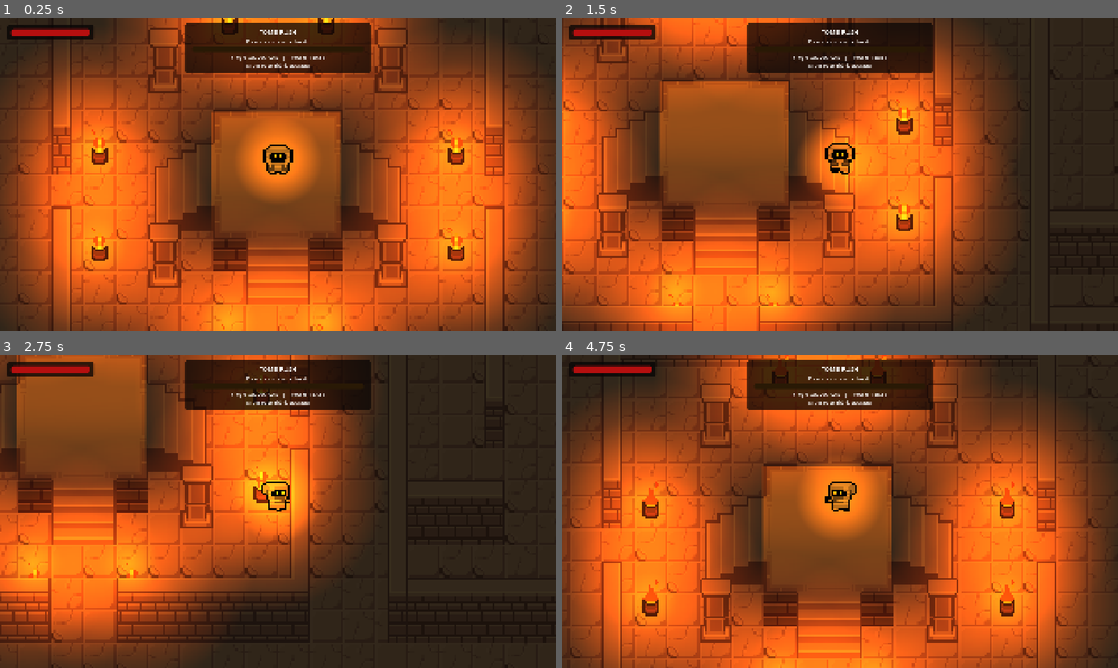
Above: before the commit, frames 1-4 (two rows, left to right).
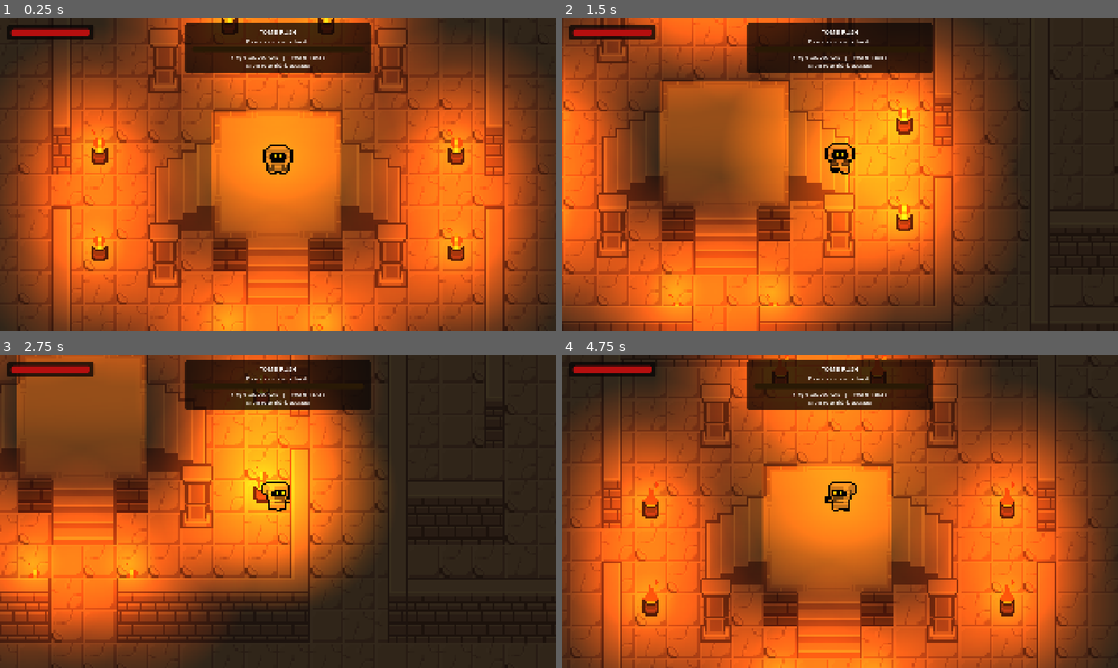
Above: after the commit, the same moments.

Repository: felipecasali1/tomb-rush
Game: Godot game, scene res://scenes/mapa.tscn
Two runs of this game, one before a commit and one after it. Both use one fixed random seed, a clock stepped at 60 frames per second and the inputs below.
Inputs:
- Up to frame 1 (0.25 s): no input
- Up to frame 2 (1.5 s): tap Enter (ui_accept) at 0.5, 0.77 s; hold D 0.53-1.28 s; hold S from 1.28 s (still down)
- Up to frame 3 (2.75 s): tap Enter (ui_accept) at 1.52 s; release S at 2.03 s; hold D from 2.03 s (still down)
- Up to frame 4 (4.75 s): release D at 2.78 s; hold W 2.78-3.53 s; tap Enter (ui_accept) at 3.02, 3.77, 4.52 s; hold A from 3.53 s (still down)

The runs differ from the first frame. In frame 1, 18% of the frame differs, in the area x 31-69%, y 17-79%; in frame 2, 16%; in frame 3, 17%; in frame 4, 18%.

Commit message:
feat: regeneraçãõ de vida

Diff:
--- a/entities/player.tscn
+++ b/entities/player.tscn
@@ -199,11 +199,13 @@
 height = 14.0
 
 [sub_resource type="Gradient" id="Gradient_b0kkn"]
-offsets = PackedFloat32Array(0, 0.5060241)
+offsets = PackedFloat32Array(0, 0.67469877)
 colors = PackedColorArray(1, 0.5411765, 0, 1, 0, 0, 0, 1)
 
 [sub_resource type="GradientTexture2D" id="GradientTexture2D_ikrs5"]
 gradient = SubResource("Gradient_b0kkn")
+width = 128
+height = 128
 fill = 1
 fill_from = Vector2(0.5, 0.47391304)
 
--- a/scripts/player.gd
+++ b/scripts/player.gd
@@ -5,6 +5,8 @@
 const DEADZONE = 0.25
 const MAX_HEALTH := 100
 const INVULNERABILITY_TIME := 0.35
+const REGEN_DELAY := 3.0
+const REGEN_INTERVAL := 0.1
 
 signal health_changed(current: int, maximum: int)
 signal died
@@ -18,12 +20,14 @@
 var max_health := MAX_HEALTH
 var health := MAX_HEALTH
 var invulnerability_timer := 0.0
+var idle_timer := 0.0
+var regen_timer := 0.0
 
 @onready var animated_sprite: AnimatedSprite2D = $AnimatedSprite2D
 
 
-func _physics_process(_delta: float) -> void:
-	invulnerability_timer = maxf(invulnerability_timer - _delta, 0.0)
+func _physics_process(delta: float) -> void:
+	invulnerability_timer = maxf(invulnerability_timer - delta, 0.0)
 
 	# Teclado: WASD e setas
 	var keyboard_direction := Vector2(
@@ -58,11 +62,32 @@
 
 	if direction == Vector2.ZERO:
 		change_state(State.IDLE)
+		_regenerate_health(delta)
 	else:
+		idle_timer = 0.0
+		regen_timer = 0.0
 		change_state(State.WALK)
 		_update_walk_animation(direction)
 
 	move_and_slide()
+
+
+func _regenerate_health(delta: float) -> void:
+	if health <= 0:
+		return
+
+	var previous_idle_time := idle_timer
+	idle_timer = minf(idle_timer + delta, REGEN_DELAY)
+	if health >= max_health:
+		regen_timer = 0.0
+		return
+
+	# Conta apenas o tempo após os três segundos parado.
+	regen_timer += maxf(delta - (REGEN_DELAY - previous_idle_time), 0.0)
+	while regen_timer >= REGEN_INTERVAL and health < max_health:
+		regen_timer -= REGEN_INTERVAL
+		health += 1
+		health_changed.emit(health, max_health)
 
 
 func take_damage(amount: int) -> void:
@@ -71,6 +96,8 @@
 
 	health = maxi(health - amount, 0)
 	invulnerability_timer = INVULNERABILITY_TIME
+	idle_timer = 0.0
+	regen_timer = 0.0
 	health_changed.emit(health, max_health)
 
 	if health == 0:
